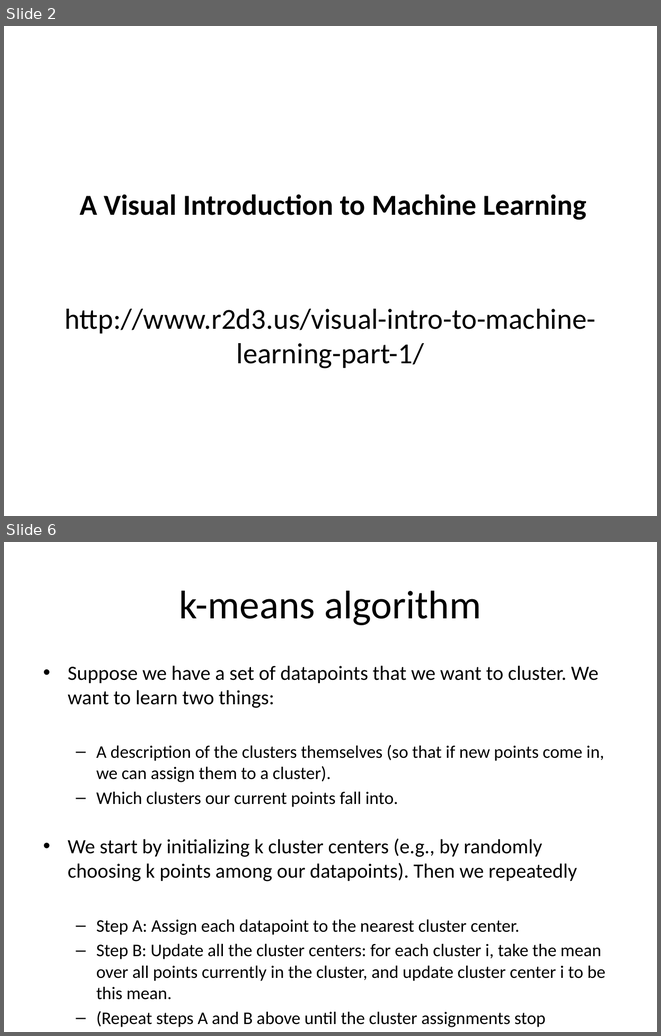
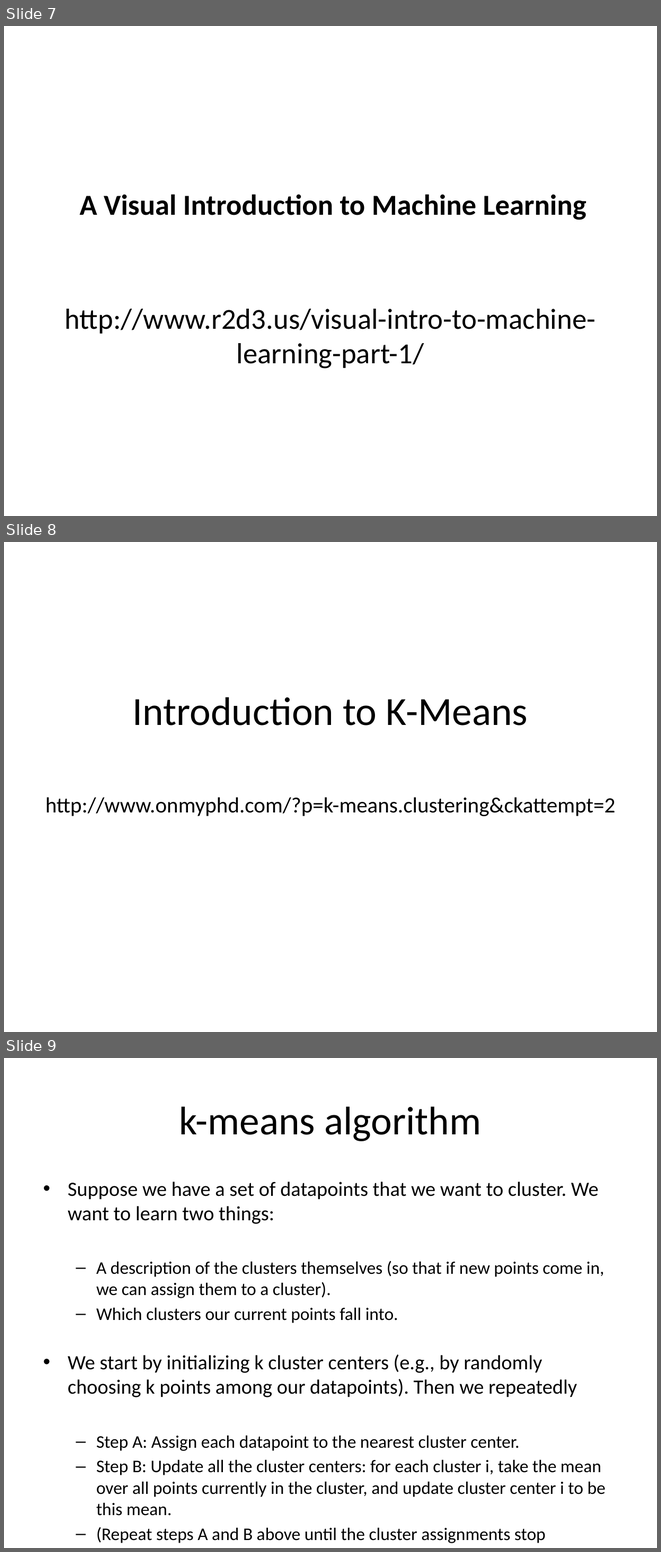
Before and after one commit to yabebalFantaye/bigdata_aims_senegal, a slide deck: slides/bd101/D6_machine_learning.pptx. Shown one above the other, each under a label of ours: slides 2 and 6 before the commit, slides 7, 8 and 9 after it; the slides between them are not shown. The pictures are 661x1036 and 661x1552 pixels, drawn with LibreOffice and Linux fonts; fonts in the diff are those of the drawing. Boxes give left, top, right and bottom in pixels: in the first picture for what was removed or moved away, otherwise in the second. Text is boxed around its words. In the diff, an @@ line names an element or a change of style, - is before the commit and + after.

```diff
--- a/slides/bd101/D6_machine_learning.pptx
+++ b/slides/bd101/D6_machine_learning.pptx
@@ slide 8 added at [4,542,657,1032], background #FFFFFF @@
@@ title added at [133,697,528,725], 44 pt, text #000000 @@
+Introduction to K-Means
@@ text added at [45,797,615,816], 24 pt, text #000000 @@
+http://www.onmyphd.com/?p=k-means.clustering&ckattempt=2
@@ what was slide 2 is now slide 7 @@
@@ what was slide 6 is now slide 9 @@
```
Also in this commit, not shown: 1 slide changed, 2 other slides added.
